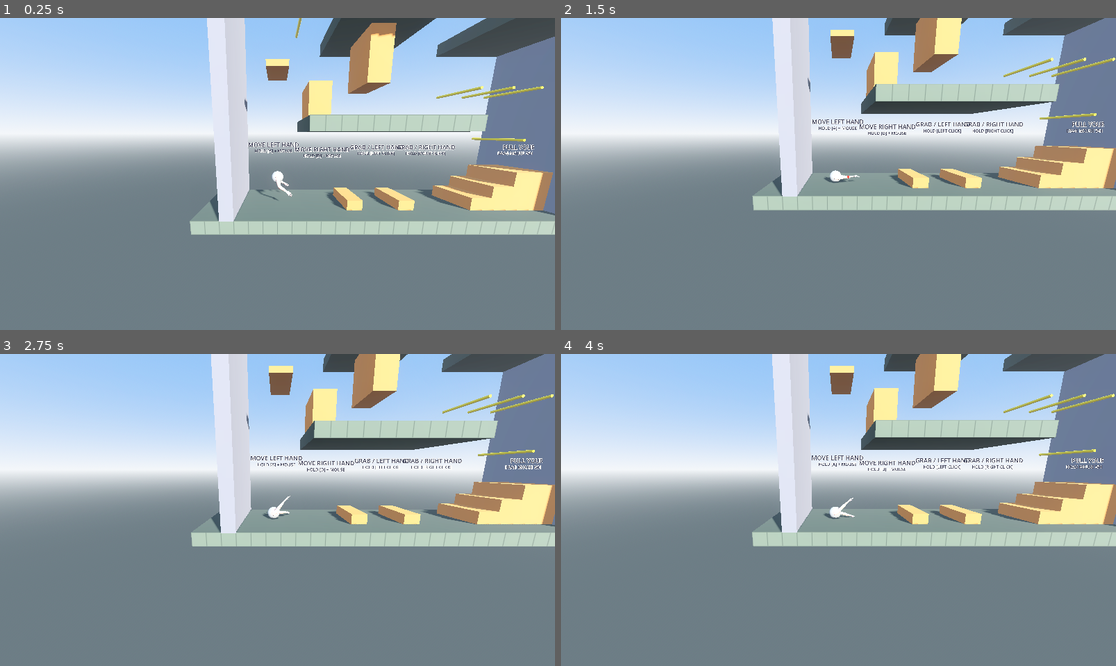
Above: before the commit, frames 1-4 (two rows, left to right).
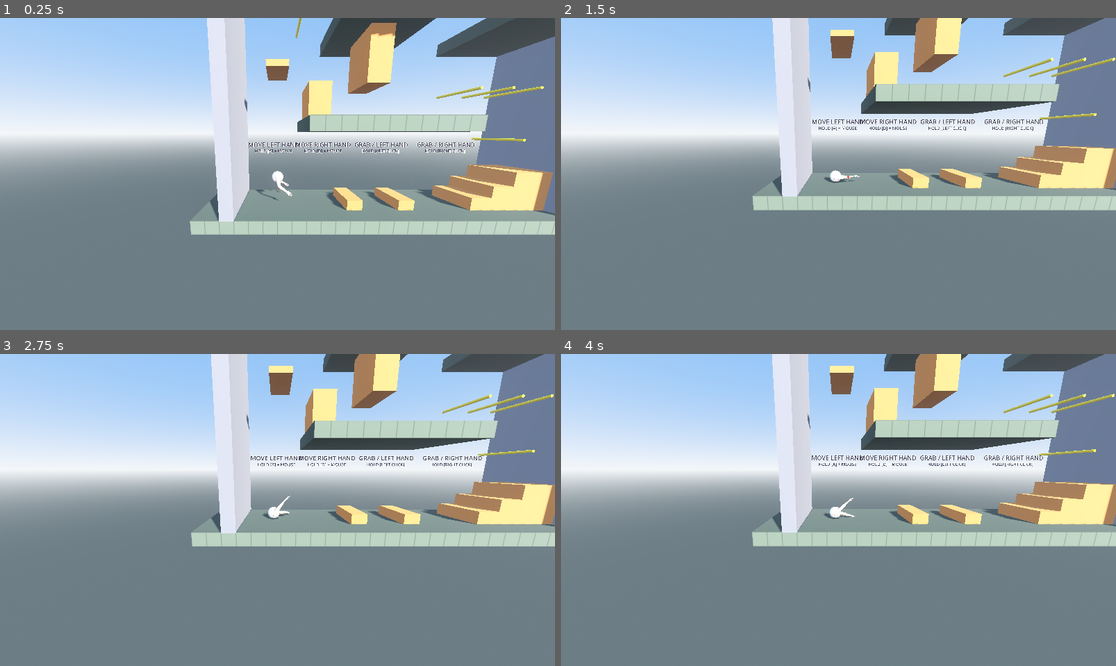
Above: after the commit, the same moments.

Repository: AnuragVinodh/arm-guy-game
Game: Godot game, scene res://scenes/levels/tutorial_level.tscn
Same seed, same stepped clock (60 frames per second), same inputs: the game is played once before the commit and once after it.
Inputs (mouse positions are in pixels of both pictures, inside the frame that each line leads up to):
- Up to frame 1 (0.25 s): no input
- Up to frame 2 (1.5 s): move the mouse to (960, 158) at 0.52 s; hold D 0.53-1.25 s; click (960, 158) at 0.67 s; drag from (727, 189) to (810, 236) at 1.27 s
- Up to frame 3 (2.75 s): move the mouse to (333, 441) at 2.02 s; hold D from 2.03 s (still down); click (333, 441) at 2.17 s
- Up to frame 4 (4 s): release D at 2.75 s; drag from (810, 572) to (672, 463) at 2.77 s; move the mouse to (1005, 556) at 3.52 s; hold A from 3.53 s (still down); click (1005, 556) at 3.67 s

The runs differ from the first frame. In frame 1, 0.9% of the frame differs, in the area x 53-97%, y 39-45%; in frame 2, 0.6%; in frame 3, 0.6%; in frame 4, 0.6%.

Commit message:
exit message

Diff:
--- /dev/null
+++ b/scenes/levels/exit_trigger.gd
@@ -0,0 +1,9 @@
+extends Area3D
+
+@onready var label: Label = $"../HUD/ThankYou"
+
+func _on_body_entered(body: Node3D) -> void:
+	if body.name == "Player":
+		label.visible = true
+		await get_tree().create_timer(3.0).timeout
+		label.visible = false
--- a/scenes/levels/tutorial_level.tscn
+++ b/scenes/levels/tutorial_level.tscn
@@ -1,9 +1,10 @@
-[gd_scene load_steps=52 format=3 uid="uid://dvrfbvsiu6dar"]
+[gd_scene load_steps=54 format=3 uid="uid://dvrfbvsiu6dar"]
 
 [ext_resource type="PackedScene" uid="uid://c6d78w18ffyso" path="res://scenes/player/player.tscn" id="1_player"]
 [ext_resource type="Script" uid="uid://ch1dfeu5u6ka7" path="res://scenes/camera_follow.gd" id="2_camera"]
 [ext_resource type="Shader" uid="uid://jdwdkvb0xwse" path="res://scenes/levels/grid_ground.gdshader" id="3_grid"]
 [ext_resource type="Script" uid="uid://dk25xr5celqub" path="res://scenes/obstacles/bar.gd" id="4_bar"]
+[ext_resource type="Script" uid="uid://ngj56p03bqss" path="res://scenes/levels/exit_trigger.gd" id="5_exit"]
 
 [sub_resource type="ProceduralSkyMaterial" id="Sky_mat"]
 sky_top_color = Color(0.45, 0.62, 0.88, 1)
@@ -186,6 +187,9 @@
 [sub_resource type="BoxShape3D" id="Shp_Door"]
 size = Vector3(0.4, 3, 3)
 
+[sub_resource type="BoxShape3D" id="Shp_ExitTrigger"]
+size = Vector3(2, 3, 8)
+
 [node name="TutorialLevel" type="Node3D"]
 
 [node name="WorldEnvironment" type="WorldEnvironment" parent="."]
@@ -481,26 +485,40 @@
 [node name="CollisionShape3D" type="CollisionShape3D" parent="Bars/JumpBar"]
 shape = SubResource("CylShp_bar")
 
+[node name="SwingHere2" type="StaticBody3D" parent="Bars"]
+transform = Transform3D(1, 0, 0, 0, -0.05589118, -0.99843687, 0, 0.99843687, -0.05589118, 1.5001068, 13.323324, 1.0083084)
+script = ExtResource("4_bar")
+
+[node name="MeshInstance3D" type="MeshInstance3D" parent="Bars/SwingHere2"]
+material_override = SubResource("Mat_bar")
+mesh = SubResource("Cyl_bar")
+skeleton = NodePath("../../SwingHere2")
+
+[node name="CollisionShape3D" type="CollisionShape3D" parent="Bars/SwingHere2"]
+shape = SubResource("CylShp_bar")
+
+[node name="SwingHere3" type="StaticBody3D" parent="Bars"]
+transform = Transform3D(1, 0, 0, 0, -4.371139e-08, -1, 0, 1, -4.371139e-08, 37.043377, 10, 0)
+script = ExtResource("4_bar")
+
+[node name="MeshInstance3D" type="MeshInstance3D" parent="Bars/SwingHere3"]
+material_override = SubResource("Mat_bar")
+mesh = SubResource("Cyl_bar")
+skeleton = NodePath("../../SwingHere3")
+
+[node name="CollisionShape3D" type="CollisionShape3D" parent="Bars/SwingHere3"]
+shape = SubResource("CylShp_bar")
+
 [node name="SwingHere" type="StaticBody3D" parent="Bars"]
 transform = Transform3D(1, 0, 0, 0, 0, -1, 0, 1, 0, 34, 10, 0)
 script = ExtResource("4_bar")
 
 [node name="MeshInstance3D" type="MeshInstance3D" parent="Bars/SwingHere"]
+transform = Transform3D(1, 0, 0, 0, 1, 0, 0, 0, 1, -0.06888199, 0, 0)
 material_override = SubResource("Mat_bar")
 mesh = SubResource("Cyl_bar")
 
 [node name="CollisionShape3D" type="CollisionShape3D" parent="Bars/SwingHere"]
-shape = SubResource("CylShp_bar")
-
-[node name="SwingHere" type="StaticBody3D" parent="Bars/SwingHere"]
-transform = Transform3D(1, 0, 0, 0, 0.99843687, -0.05589118, 0, 0.05589118, 0.99843687, -32.499893, 1.0083084, -3.3233242)
-script = ExtResource("4_bar")
-
-[node name="MeshInstance3D" type="MeshInstance3D" parent="Bars/SwingHere/SwingHere"]
-material_override = SubResource("Mat_bar")
-mesh = SubResource("Cyl_bar")
-
-[node name="CollisionShape3D" type="CollisionShape3D" parent="Bars/SwingHere/SwingHere"]
 shape = SubResource("CylShp_bar")
 
 [node name="Door" type="StaticBody3D" parent="."]
@@ -536,7 +554,7 @@
 outline_size = 20
 
 [node name="N2Title" type="Label3D" parent="Tutorial"]
-transform = Transform3D(1, 0, 0, 0, 1, 0, 0, 0, 1, 3.619615, 4.6170306, 0.5)
+transform = Transform3D(1, 0, 0, 0, 1, 0, 0, 0, 1, 3.6699247, 5, 0.5)
 pixel_size = 0.006
 billboard = 1
 modulate = Color(0.14, 0.13, 0.2, 1)
@@ -556,7 +574,7 @@
 outline_size = 20
 
 [node name="N3Title" type="Label3D" parent="Tutorial"]
-transform = Transform3D(1, 0, 0, 0, 1, 0, 0, 0, 1, 8, 4.8, 0.5)
+transform = Transform3D(1, 0, 0, 0, 1, 0, 0, 0, 1, 8.346843, 5, 0.5)
 pixel_size = 0.006
 billboard = 1
 modulate = Color(0.14, 0.13, 0.2, 1)
@@ -576,7 +594,7 @@
 outline_size = 20
 
 [node name="N4Title" type="Label3D" parent="Tutorial"]
-transform = Transform3D(1, 0, 0, 0, 1, 0, 0, 0, 1, 12, 4.8, 0.5)
+transform = Transform3D(1, 0, 0, 0, 1, 0, 0, 0, 1, 13.555069, 5, 0.5)
 pixel_size = 0.006
 billboard = 1
 modulate = Color(0.14, 0.13, 0.2, 1)
@@ -595,25 +613,30 @@
 font_size = 80
 outline_size = 20
 
-[node name="N5Title" type="Label3D" parent="Tutorial"]
-transform = Transform3D(1, 0, 0, 0, 1, 0, 0, 0, 1, 20, 4.8, 0.5)
-pixel_size = 0.006
-billboard = 1
-modulate = Color(0.14, 0.13, 0.2, 1)
-outline_modulate = Color(0.97, 0.97, 0.95, 1)
-text = "PULL YOURSELF"
-font_size = 80
-outline_size = 20
-
-[node name="N5Sub" type="Label3D" parent="Tutorial/N5Title"]
-transform = Transform3D(1, 0, 0, 0, 1, 0, 0, 0, 1, 0, -0.5, 0)
-pixel_size = 0.0042
-billboard = 1
-modulate = Color(0.14, 0.13, 0.2, 1)
-outline_modulate = Color(0.97, 0.97, 0.95, 1)
-text = "DRAG MOUSE WHILE HELD"
-font_size = 80
-outline_size = 20
+[node name="ExitTrigger" type="Area3D" parent="."]
+transform = Transform3D(1, 0, 0, 0, 1, 0, 0, 0, 1, 54.8, 7.5, 0)
+script = ExtResource("5_exit")
+
+[node name="CollisionShape3D" type="CollisionShape3D" parent="ExitTrigger"]
+shape = SubResource("Shp_ExitTrigger")
+
+[node name="HUD" type="CanvasLayer" parent="."]
+
+[node name="ThankYou" type="Label" parent="HUD"]
+visible = false
+anchors_preset = 8
+anchor_left = 0.5
+anchor_top = 0.5
+anchor_right = 0.5
+anchor_bottom = 0.5
+offset_left = -300.0
+offset_top = -60.0
+offset_right = 300.0
+offset_bottom = 60.0
+theme_override_font_sizes/font_size = 52
+text = "Thank you for playing"
+horizontal_alignment = 1
+vertical_alignment = 1
 
 [node name="Player" parent="." instance=ExtResource("1_player")]
 transform = Transform3D(1, 0, 0, 0, 1, 0, 0, 0, 1, 0, 2, 0)
@@ -622,3 +645,5 @@
 transform = Transform3D(1, 0, 0, 0, 0.98083216, 0.19485459, 0, -0.19485459, 0.98083216, 0, 6, 17)
 script = ExtResource("2_camera")
 target_path = NodePath("../Player")
+
+[connection signal="body_entered" from="ExitTrigger" to="ExitTrigger" method="_on_body_entered"]
Not shown, added: scenes/levels/exit_trigger.gd.uid
